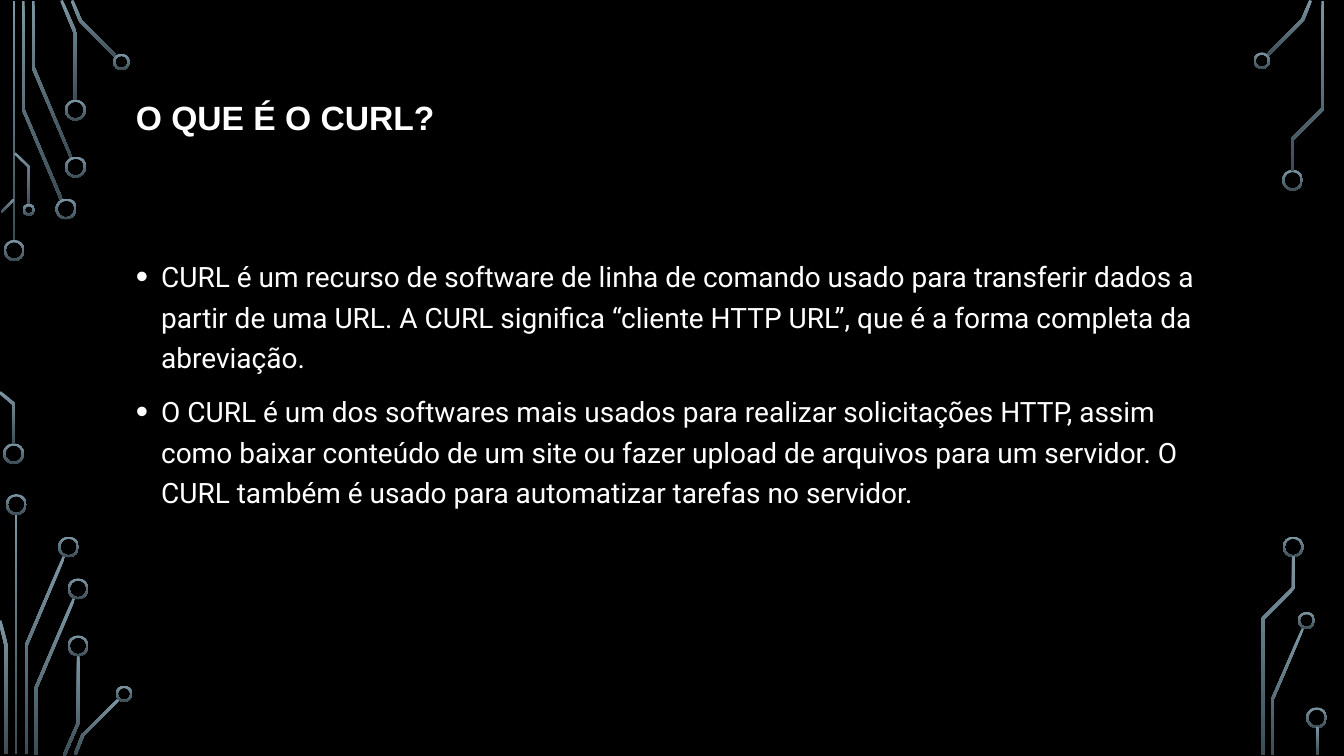
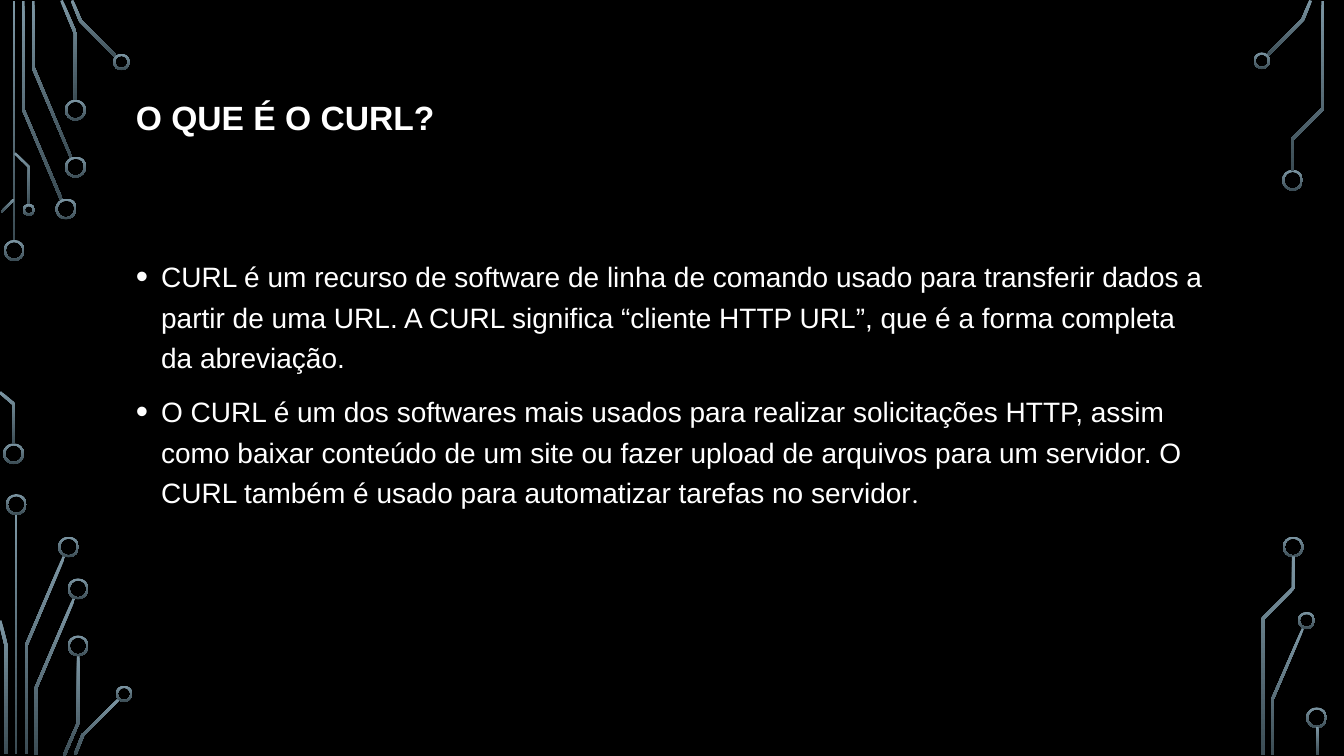
Before and after one commit to Arthur-Prates/EAD-21-02-24, a slide deck: slide 6 of PNEAD.pptx. Drawn at 1344x756 pixels with LibreOffice and Linux fonts; fonts in the diff are those of the drawing; background and template pictures are left out. Boxes give left, top, right and bottom in pixels: in the first picture for what was removed or moved away, otherwise in the second. Text is boxed around its words. In the diff, an @@ line names an element or a change of style, - is before the commit and + after.

```diff
--- a/PNEAD.pptx
+++ b/PNEAD.pptx
@@ text "CURL é um recurso de ..." at (161, 266, 1202, 508): font Roboto to Arial @@
```
Also in this commit, not shown: 5 other slides changed.
